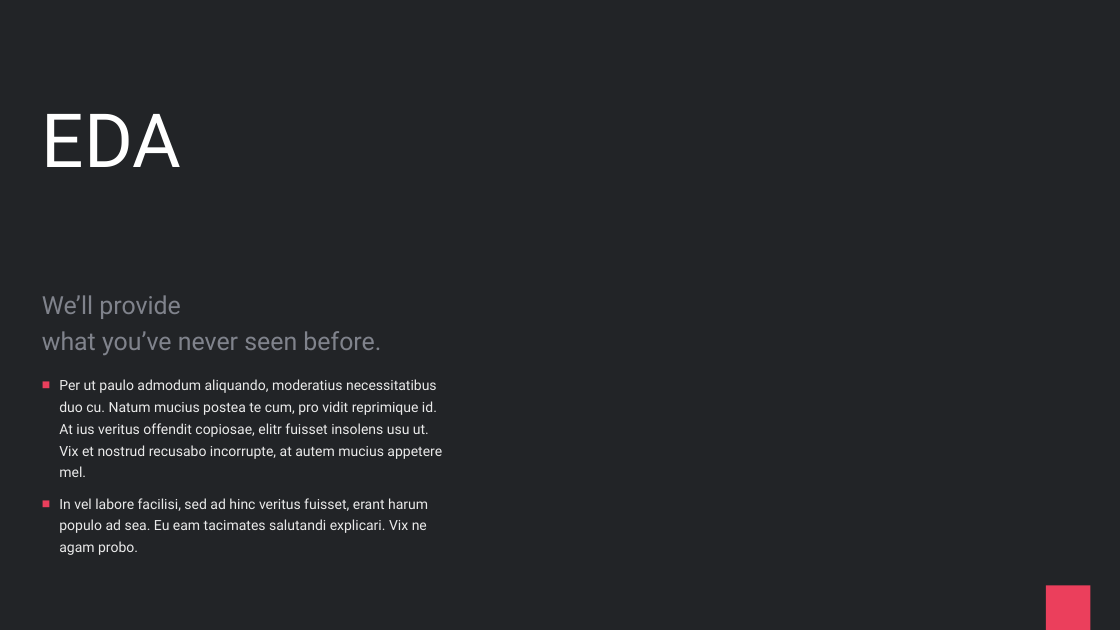
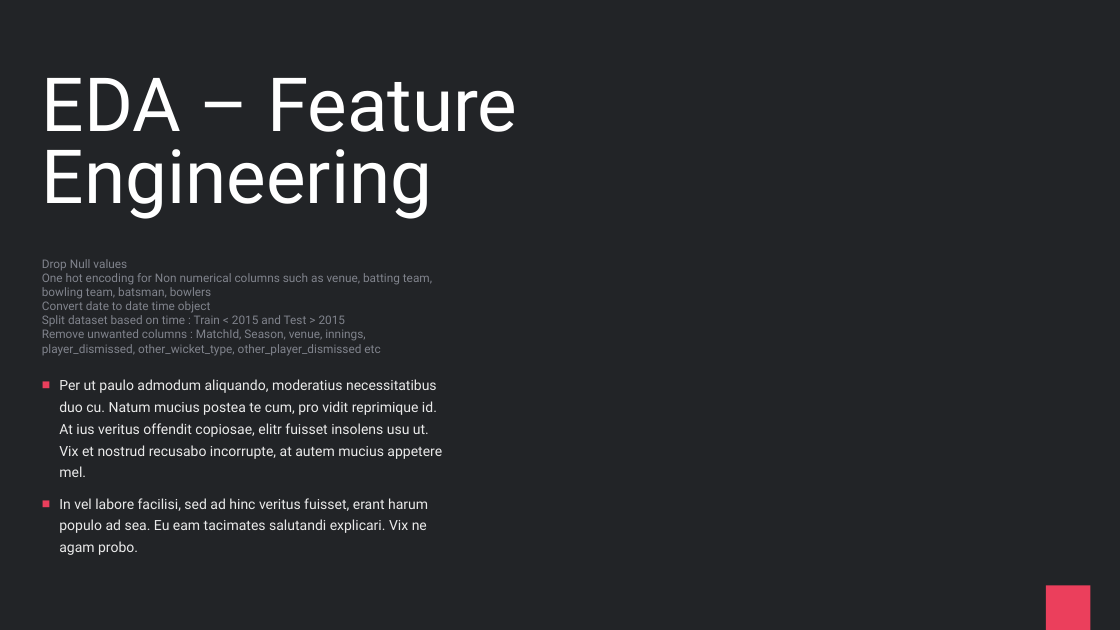
Before and after one commit to praveenraghuvanshi/tech-sessions, a slide deck: slide 7 of drafts/Sport Analytics/cricket-analytics.pptx (slide 6 before the commit). Drawn at 1120x630 pixels with LibreOffice and Linux fonts; fonts in the diff are those of the drawing. Boxes give left, top, right and bottom in pixels: in the first picture for what was removed or moved away, otherwise in the second. Text is boxed around its words. In the diff, an @@ line names an element or a change of style, - is before the commit and + after.

```diff
--- a/drafts/Sport Analytics/cricket-analytics.pptx
+++ b/drafts/Sport Analytics/cricket-analytics.pptx
@@ title at [42, 78, 517, 219]: text changed @@
-EDA
+EDA – Feature Engineering
@@ text at [42, 259, 432, 356]: text changed; size 32 to 15.2 pt @@
-We’ll provide
-what you’ve never seen before.
+Drop Null values
+One hot encoding for Non numerical columns such as venue, batting team, bowling team, batsman, bowlers
+Convert date to date time object
+Split dataset based on time : Train < 2015 and Test > 2015
+Remove unwanted columns : MatchId, Season, venue, innings, player_dismissed, other_wicket_type, other_player_dismissed etc
```
Also in this commit, not shown: 2 other slides changed, 5 slides added.
